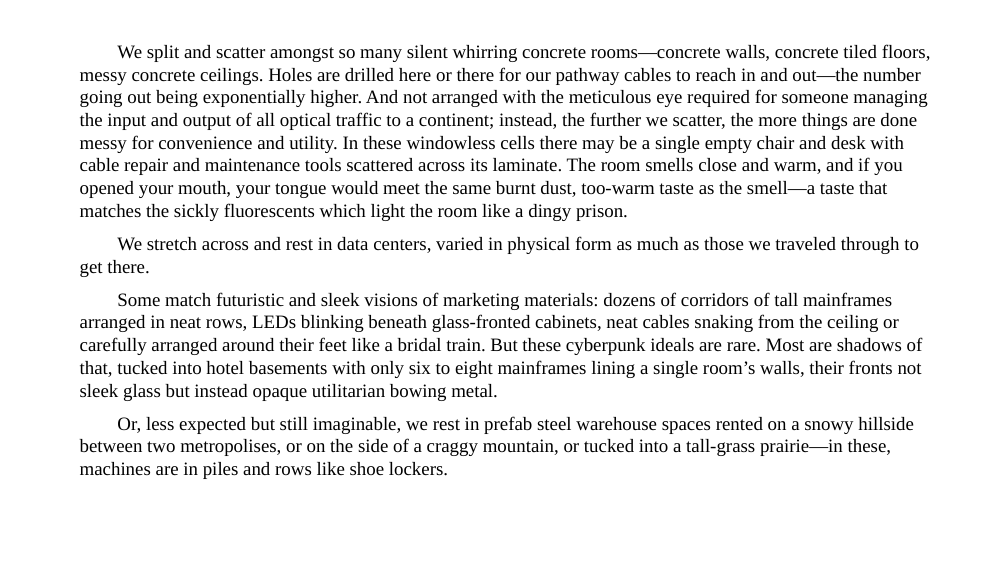
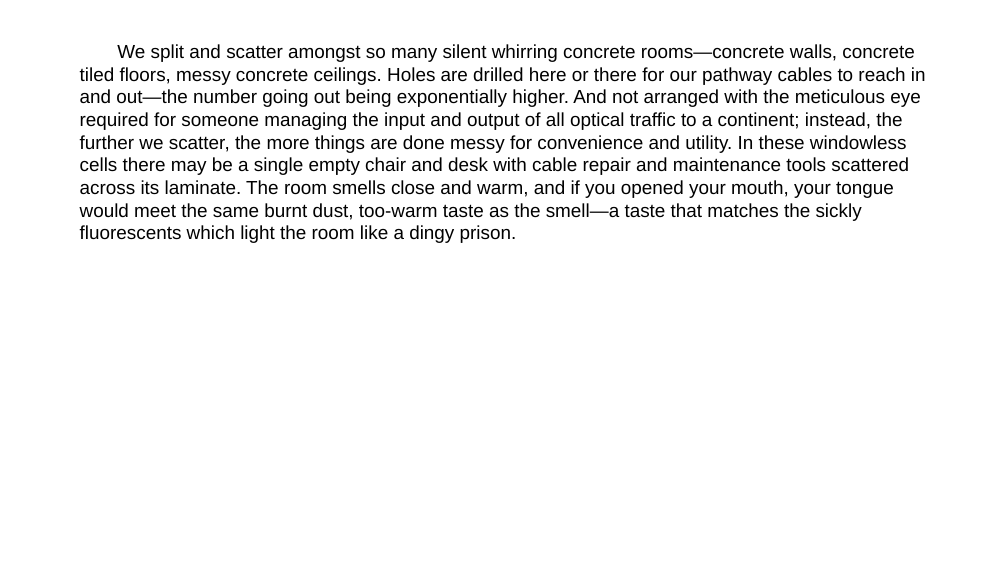
Before and after one commit to talosgl/manuscript2slides, a slide deck: slide 9 of src/manuscript2slides/resources/sample_slides_output.pptx (slide 5 before the commit). Drawn at 1008x567 pixels with LibreOffice and Linux fonts; fonts in the diff are those of the drawing. Boxes give left, top, right and bottom in pixels: in the first picture for what was removed or moved away, otherwise in the second. Text is boxed around its words. In the diff, an @@ line names an element or a change of style, - is before the commit and + after.

Commit message:
update sample pptx output

```diff
--- a/src/manuscript2slides/resources/sample_slides_output.pptx
+++ b/src/manuscript2slides/resources/sample_slides_output.pptx
@@ text "We split and scatter amongst ..." at (80,44,926,243): font Times New Roman to Arial @@
@@ text at (80,236,923,479): paragraphs removed @@
-We stretch across and rest in data centers, varied in physical form as much as those we traveled through to get there.
-Some match futuristic and sleek visions of marketing materials: dozens of corridors of tall mainframes arranged in neat rows, LEDs blinking beneath glass-fronted cabinets, neat cables snaking from the ceiling or carefully arranged around their feet like a bridal train. But these cyberpunk ideals are rare. Most are shadows of that, tucked into hotel basements with only six to eight mainframes lining a single room’s walls, their fronts not sleek glass but instead opaque utilitarian bowing metal.
-Or, less expected but still imaginable, we rest in prefab steel warehouse spaces rented on a snowy hillside between two metropolises, or on the side of a craggy mountain, or tucked into a tall-grass prairie—in these, machines are in piles and rows like shoe lockers.
```
Also in this commit, not shown: 22 other slides changed, 56 slides added.
